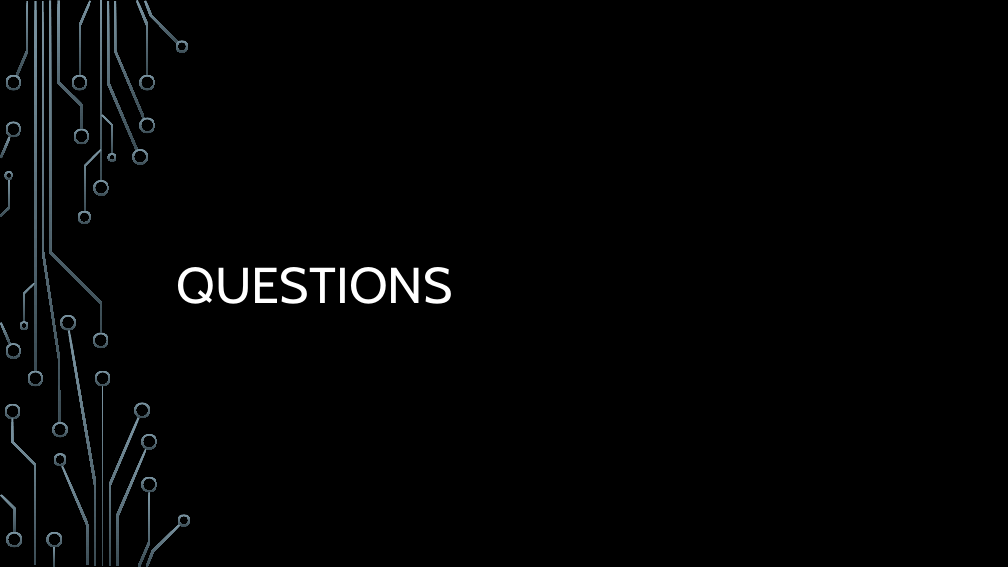
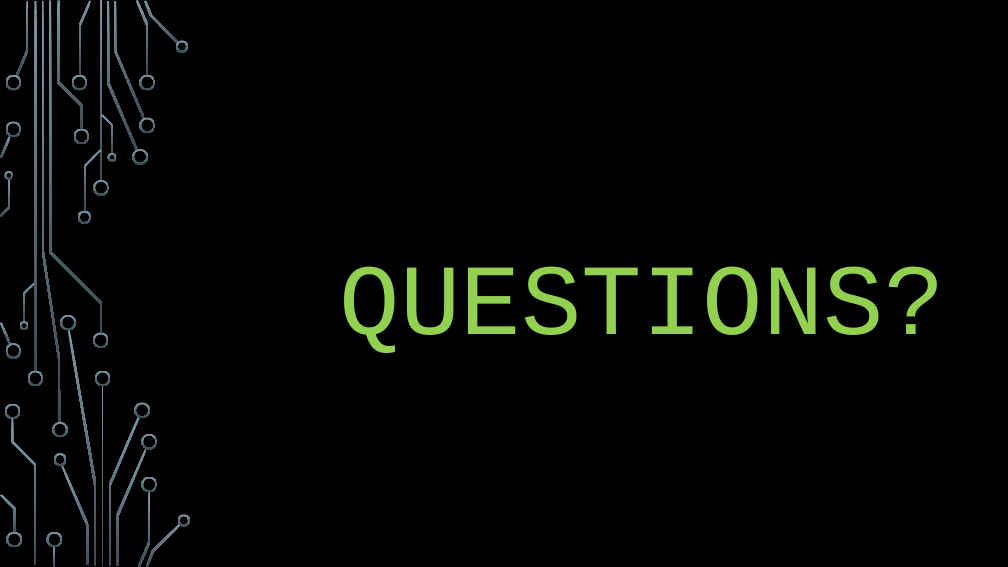
Before and after one commit to dugoatboy/COP4331-Group17-SmallProject, a slide deck: slide 13 of CONNECT.pptm (slide 11 before the commit). Drawn at 1008x567 pixels with LibreOffice and Linux fonts; fonts in the diff are those of the drawing; background and template pictures are left out. Boxes give left, top, right and bottom in pixels: in the first picture for what was removed or moved away, otherwise in the second. Text is boxed around its words. In the diff, an @@ line names an element or a change of style, - is before the commit and + after.

```diff
--- a/CONNECT.pptm
+++ b/CONNECT.pptm
@@ title at <box>340,266,945,353</box>: text changed; size 48 to 96 pt; font Cabin to Courier New; text colour #FFFFFF to #92D050 @@
-QUESTIONS
+QUESTIONS?
```
Also in this commit, not shown: 5 other slides changed, 6 slides added, 4 slides removed.
